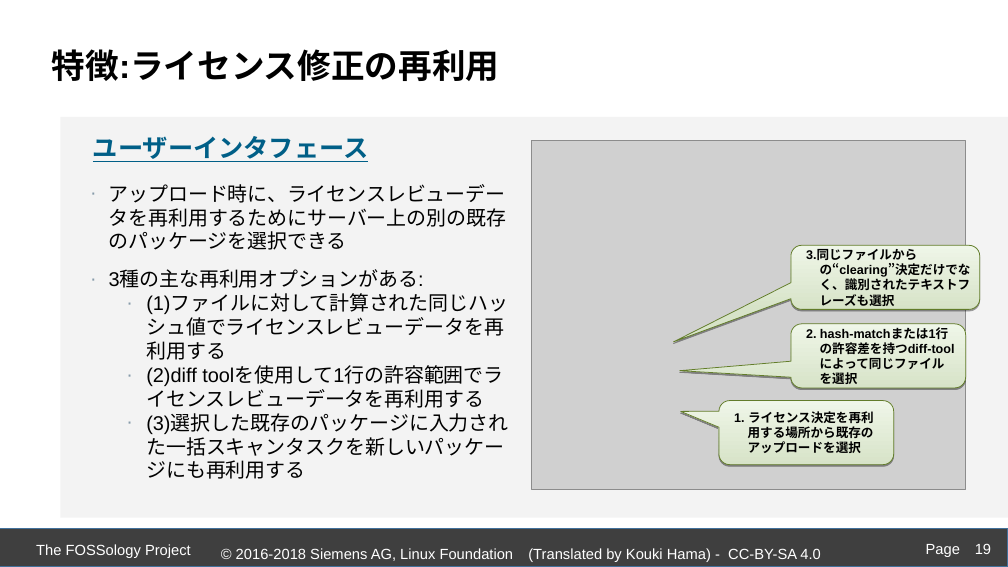
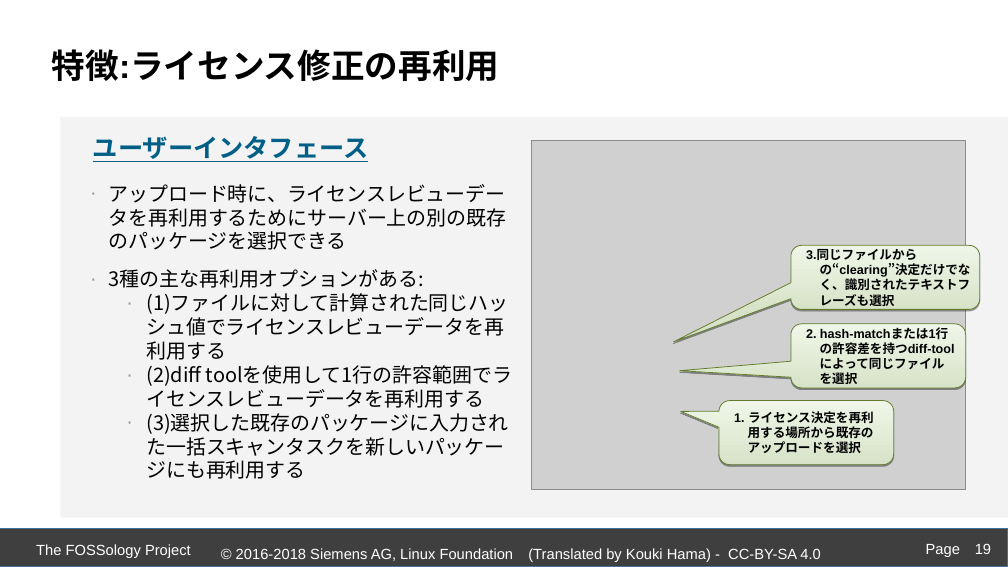
Before and after one commit to fossology/FOSSologySlides, a slide deck: slide 19 of Module-D-JPN-Acceleration-Features.pptx. Drawn at 1008x567 pixels with LibreOffice and Linux fonts; fonts in the diff are those of the drawing; grey boxes stand for pictures; background and template pictures are left out. Boxes give left, top, right and bottom in pixels: in the first picture for what was removed or moved away, otherwise in the second. Text is boxed around its words. In the diff, an @@ line names an element or a change of style, - is before the commit and + after.

```diff
--- a/Module-D-JPN-Acceleration-Features.pptx
+++ b/Module-D-JPN-Acceleration-Features.pptx
@@ text "アップロード時に、ライセンスレビューデータを再利用するためにサーバー上の別の既存のパッケージを選択できる" at box(109, 184, 509, 479): font Arial to Noto Sans CJK JP @@
```
Also in this commit, not shown: 15 other slides changed.
